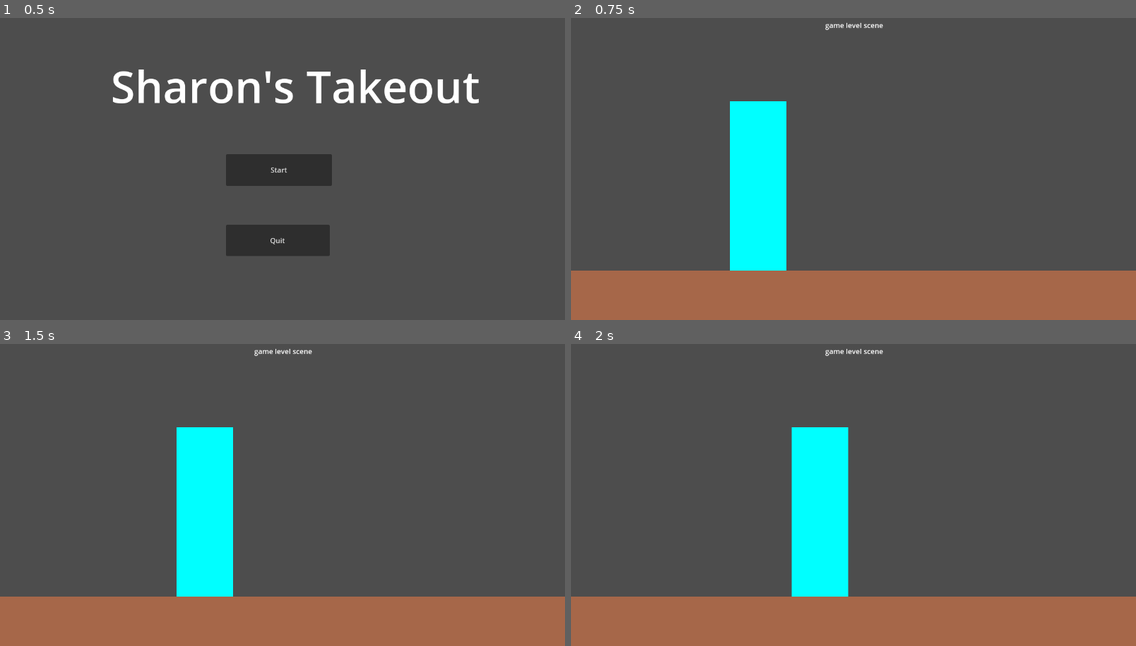
Above: before the commit, frames 1-4 (two rows, left to right).
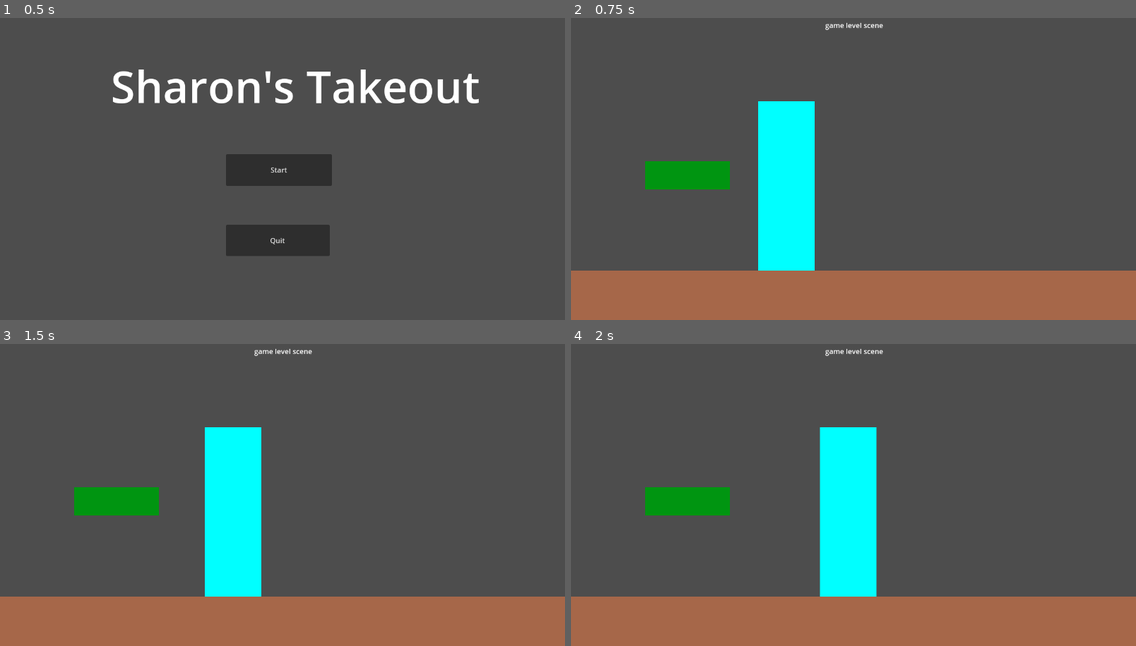
Above: after the commit, the same moments.

Repository: alexgaaranes/coss-gj-2025
Game: Godot game, scene res://levels/menu.tscn
Two runs of this game, one before a commit and one after it. Both use one fixed random seed, a clock stepped at 60 frames per second and the inputs below.
Inputs:
- Up to frame 1 (0.5 s): no input
- Up to frame 2 (0.75 s): click "Start" at 0.5 s
- Up to frame 3 (1.5 s): tap Enter (ui_accept) at 1.25 s; hold D (move_right) from 1.28 s (still down)
- Up to frame 4 (2 s): keep holding D (move_right); tap Enter (ui_accept) at 1.52 s

Frame 1 is identical in both runs. In frame 2, 7.0% of the frame differs, in the area x 13-44%, y 27-84%; in frame 3, 7.0%; in frame 4, 7.1%, in the area x 13-55%, y 27-84%.

Commit message:
feat: merged player and food collision with skill check

Diff:
--- a/levels/game_level.tscn
+++ b/levels/game_level.tscn
@@ -1,5 +1,6 @@
-[gd_scene load_steps=3 format=3 uid="uid://41dwkup4ipxm"]
+[gd_scene load_steps=4 format=3 uid="uid://41dwkup4ipxm"]
 
+[ext_resource type="PackedScene" uid="uid://cha2wnaqrkf7s" path="res://scenes/food/food.tscn" id="1_d65c1"]
 [ext_resource type="PackedScene" uid="uid://bhjygflt3q81y" path="res://scenes/maps/fiesta.tscn" id="1_sklrn"]
 [ext_resource type="PackedScene" uid="uid://6er8nk8tyg17" path="res://scenes/player/player.tscn" id="2_d65c1"]
 
@@ -15,7 +16,10 @@
 offset_bottom = 63.0
 text = "game level scene"
 
+[node name="Food" parent="." instance=ExtResource("1_d65c1")]
+position = Vector2(168, 360)
+
 [node name="Fiesta" parent="." instance=ExtResource("1_sklrn")]
 
 [node name="CharacterBody2D" parent="Fiesta" instance=ExtResource("2_d65c1")]
-position = Vector2(360, 224)
+position = Vector2(424, 224)
--- a/scenes/food/food.tscn
+++ b/scenes/food/food.tscn
@@ -18,3 +18,6 @@
 offset_right = 192.0
 offset_bottom = 64.0
 color = Color(0, 0.584314, 0.0666667, 1)
+
+[connection signal="area_entered" from="Area2D" to="." method="_on_area_2d_area_entered"]
+[connection signal="area_shape_exited" from="Area2D" to="." method="_on_area_2d_area_shape_exited"]
--- a/scenes/player/player.tscn
+++ b/scenes/player/player.tscn
@@ -1,6 +1,9 @@
-[gd_scene load_steps=3 format=3 uid="uid://6er8nk8tyg17"]
+[gd_scene load_steps=4 format=3 uid="uid://6er8nk8tyg17"]
 
 [ext_resource type="Script" uid="uid://2ftcmcw1rjxc" path="res://scripts/player/player.gd" id="1_8afob"]
+
+[sub_resource type="RectangleShape2D" id="RectangleShape2D_8afob"]
+size = Vector2(128, 384)
 
 [sub_resource type="RectangleShape2D" id="RectangleShape2D_x7p2l"]
 size = Vector2(128, 384)
@@ -13,6 +16,12 @@
 offset_bottom = 384.0
 color = Color(0, 1, 1, 1)
 
+[node name="Area2D" type="Area2D" parent="."]
+
+[node name="CollisionShape2D" type="CollisionShape2D" parent="Area2D"]
+position = Vector2(64, 192)
+shape = SubResource("RectangleShape2D_8afob")
+
 [node name="CollisionShape2D" type="CollisionShape2D" parent="."]
 position = Vector2(64, 192)
 shape = SubResource("RectangleShape2D_x7p2l")
--- a/scenes/timing_indicator/timer.tscn
+++ b/scenes/timing_indicator/timer.tscn
@@ -1,12 +1,13 @@
 [gd_scene load_steps=2 format=3 uid="uid://60nre1fic25a"]
 
-[ext_resource type="Script" uid="uid://dkdqsx3mh113g" path="res://scripts/timing_indicator/timer.gd" id="1_wym0m"]
+[ext_resource type="Script" uid="uid://dgejrbvndrrsv" path="res://scripts/timing_indicator/timer.gd" id="1_wym0m"]
 
 [node name="Timer" type="CanvasLayer"]
 script = ExtResource("1_wym0m")
 
 [node name="BarContainer" type="Control" parent="."]
 layout_mode = 3
+anchors_preset = 8
 anchor_left = 0.5
 anchor_top = 0.5
 anchor_right = 0.5
@@ -15,8 +16,11 @@
 offset_top = -34.0
 offset_right = 590.0
 offset_bottom = 67.0
+grow_horizontal = 2
+grow_vertical = 2
 
 [node name="Bar" type="ColorRect" parent="BarContainer"]
+layout_mode = 0
 offset_top = 2.0
 offset_right = 590.0
 offset_bottom = 70.0
@@ -32,6 +36,7 @@
 color = Color(0, 1, 0, 1)
 
 [node name="Arrow" type="ColorRect" parent="BarContainer"]
+layout_mode = 0
 offset_left = 2.0
 offset_top = 61.0
 offset_right = 20.0
--- a/scripts/food/food.gd
+++ b/scripts/food/food.gd
@@ -1 +1,11 @@
 extends Node2D
+
+func _on_area_2d_area_entered(area):
+	var timing_indicator_scene = preload("res://scenes/timing_indicator/timer.tscn")
+	var timing_indicator = timing_indicator_scene.instantiate()
+	get_parent().get_parent().add_child(timing_indicator)
+
+
+
+func _on_area_2d_area_shape_exited(area_rid, area, area_shape_index, local_shape_index):
+	get_parent().get_parent().get_node("Timer").queue_free()
Not shown, added: scripts/timing_indicator/timer.gd.uid
